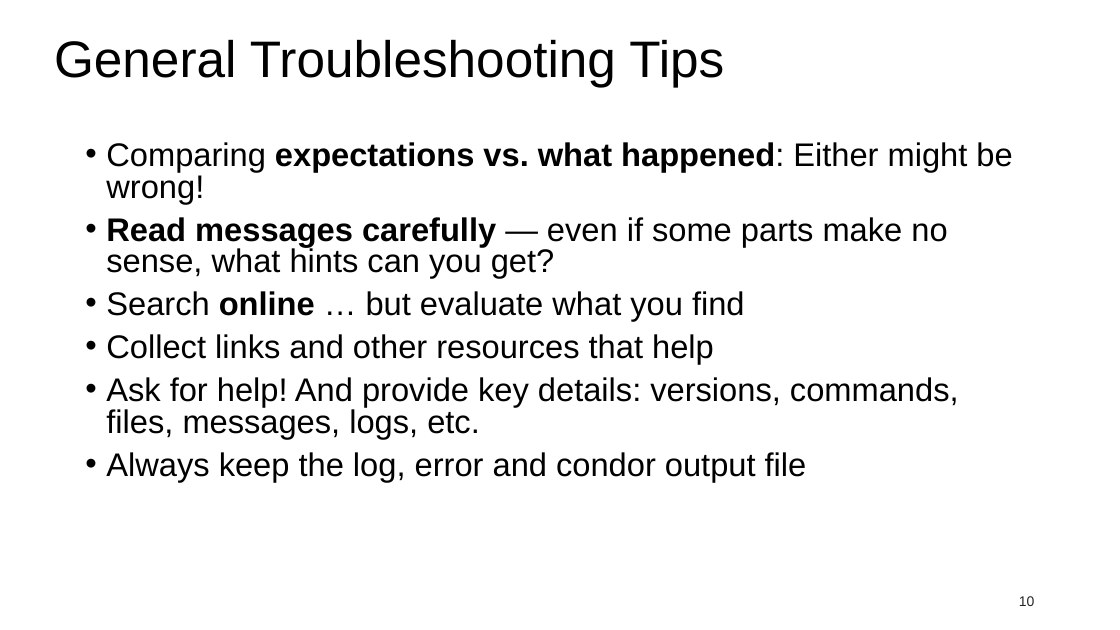
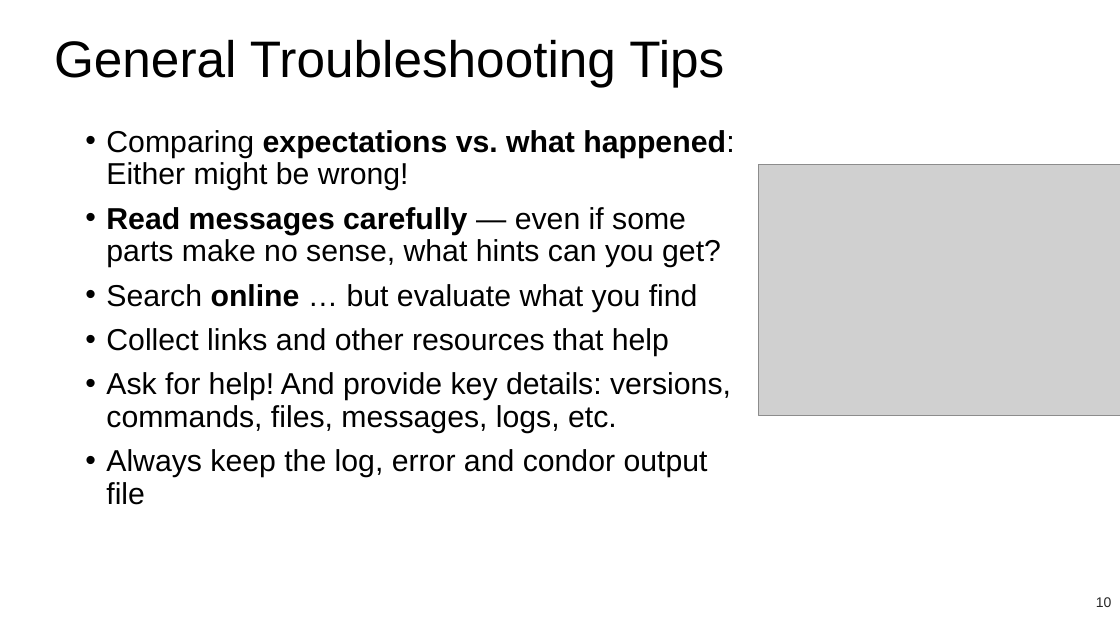
Before and after one commit to osg-htc/user-school-2023, a slide deck: slide 10 of materials/troubleshooting/files/OSGUS2023_troubleshooting.pptx. Drawn at 1120x630 pixels with LibreOffice and Linux fonts; fonts in the diff are those of the drawing; grey boxes stand for pictures; background and template pictures are left out. Boxes give left, top, right and bottom in pixels: in the first picture for what was removed or moved away, otherwise in the second. Text is boxed around its words. In the diff, an @@ line names an element or a change of style, - is before the commit and + after.

```diff
--- a/materials/troubleshooting/files/OSGUS2023_troubleshooting.pptx
+++ b/materials/troubleshooting/files/OSGUS2023_troubleshooting.pptx
@@ text "Comparing expectations vs. what happened: ...": place and size @@
-text "Comparing expectations vs. what happened: ..." at (106, 142, 1012, 482)
+text "Comparing expectations vs. what happened: ..." at (106, 130, 735, 505)
@@ text "Comparing expectations vs. what happened: ..." at (106, 130, 735, 505): size 28 to 25.9 pt; line spacing 0.8 to 0.9 @@
@@ picture added at (759, 165, 1120, 415) @@
@@ page number: place and size @@
-page number at (1019, 596, 1035, 606)
+page number at (1096, 597, 1112, 607)
```
Also in this commit, not shown: 1 other slide changed, 1 slide removed, 2 other files.
